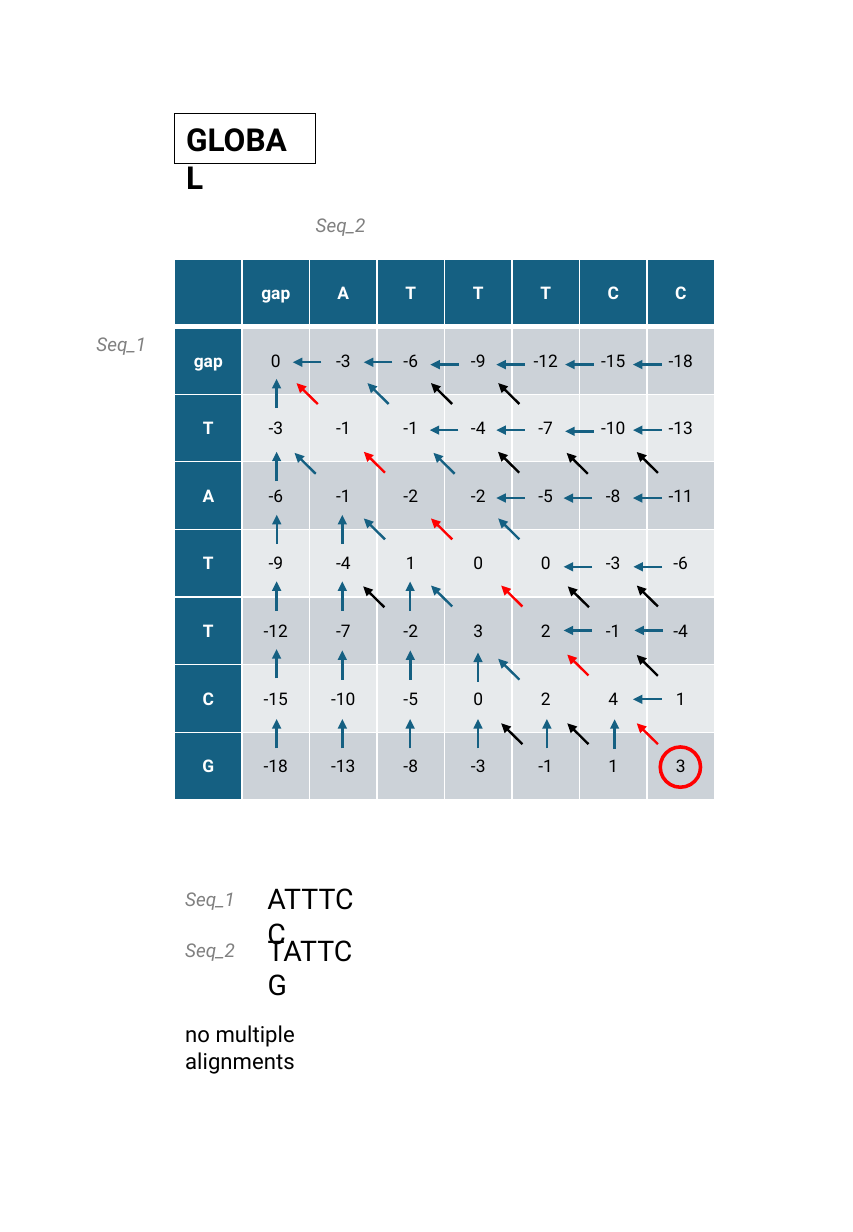
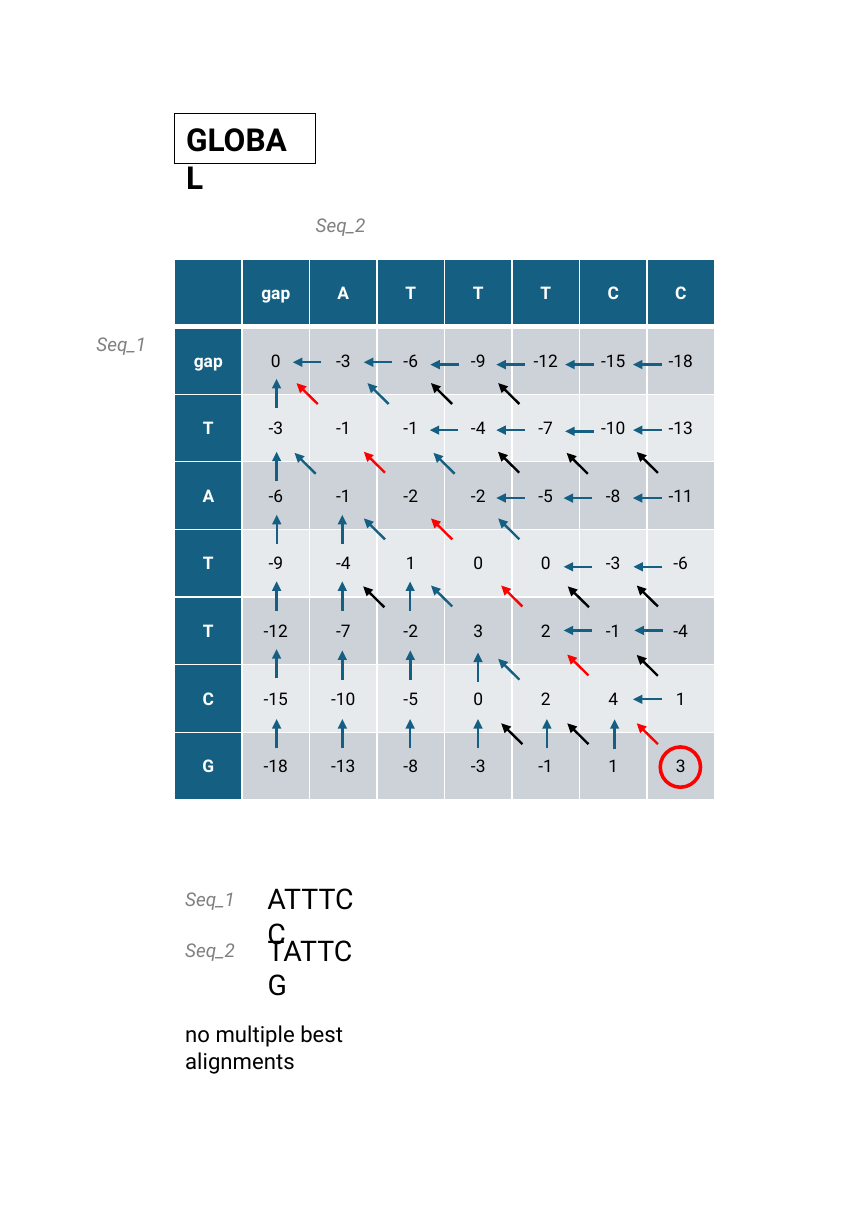
Before and after one commit to xdudaj02/Bioinformatics, a slide deck: slide 1 of task_2/solution.pptx. Drawn at 853x1232 pixels with LibreOffice and Linux fonts; fonts in the diff are those of the drawing. Boxes give left, top, right and bottom in pixels: in the first picture for what was removed or moved away, otherwise in the second. Text is boxed around its words. In the diff, an @@ line names an element or a change of style, - is before the commit and + after.

```diff
--- a/task_2/solution.pptx
+++ b/task_2/solution.pptx
@@ text at box(185, 1025, 343, 1074): text changed @@
-no multiple alignments
+no multiple best alignments
```
Also in this commit, not shown: 1 other slide changed, 1 other file.
